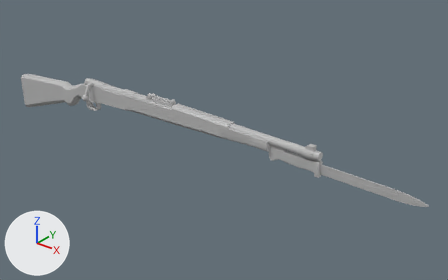
The FBX model Assets/Materiais/Weapons/alemaes/KAR98K Baioneta/Kar98K_Bayonet_ST.fbx as it was, and as the next commit left it.
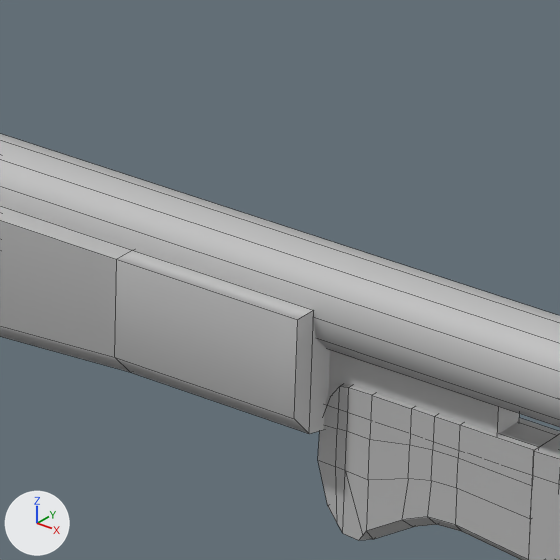
There are two pictures of each version: one whole from a camera (50 mm lens) standing at (1.166, -1.092, 0.722) and looking at (0.243, 0.061, 0.007), one close up on the part from 54% to 65% of the width and 41% to 58% of the height. The lights are fixed; the arrows at lower left show +X, +Y and +Z. The close-ups show mesh edges as thin lines. Where no turn or scale is listed for an object, it has been applied to the vertices. Vertices at the same position are counted once.

Objects in the first close-up: 'K98_Blade', 'K98_Holder', 'Kar98K_Furnitune', 'Kar98K_Metal'.
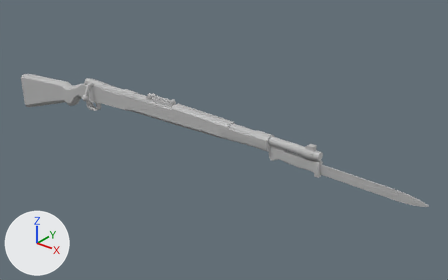
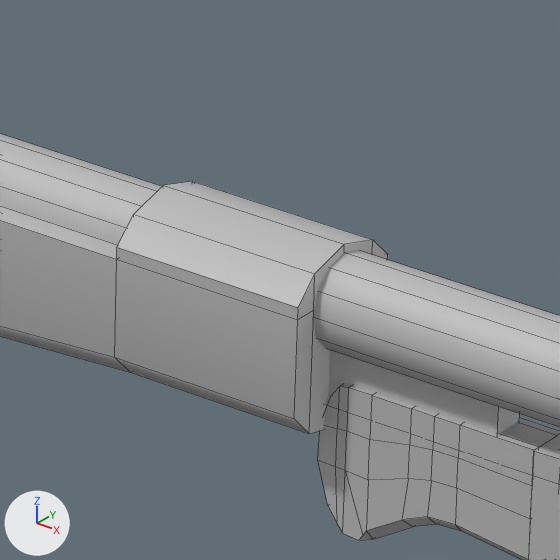
Where the change shows, as pixel boxes (x1, y1, x2, y2) in the close-ups (560 x 560 px):
'Kar98K_Furnitune', reshaped: before (0, 206, 330, 434); after (0, 181, 388, 434)
part 1 of me_mesh_003, built on: before (117, 250, 313, 320); after (117, 181, 388, 320)

The change, as a list of edits to the scene's bpy script:
```text
Change me_mesh_003:
    used by ob_kar98k_furnitune; location = (-0.0533, 0.0, 0.0082)
    remove me_mesh_003.from_pydata(...)  # 252 vertices, 246 faces; spans x -0.486..0.486, y -0.016..0.016, z -0.091..0.091
    add me_mesh_003.from_pydata(...)  # 262 vertices, 256 faces; spans x -0.486..0.486, y -0.016..0.016, z -0.091..0.091
    me_mesh_003 part 1
    4 faces are deleted
    10 vertices are added at x 0.442..0.486, y -0.016..0.016, z 0.083..0.091
    14 new faces join them
```
